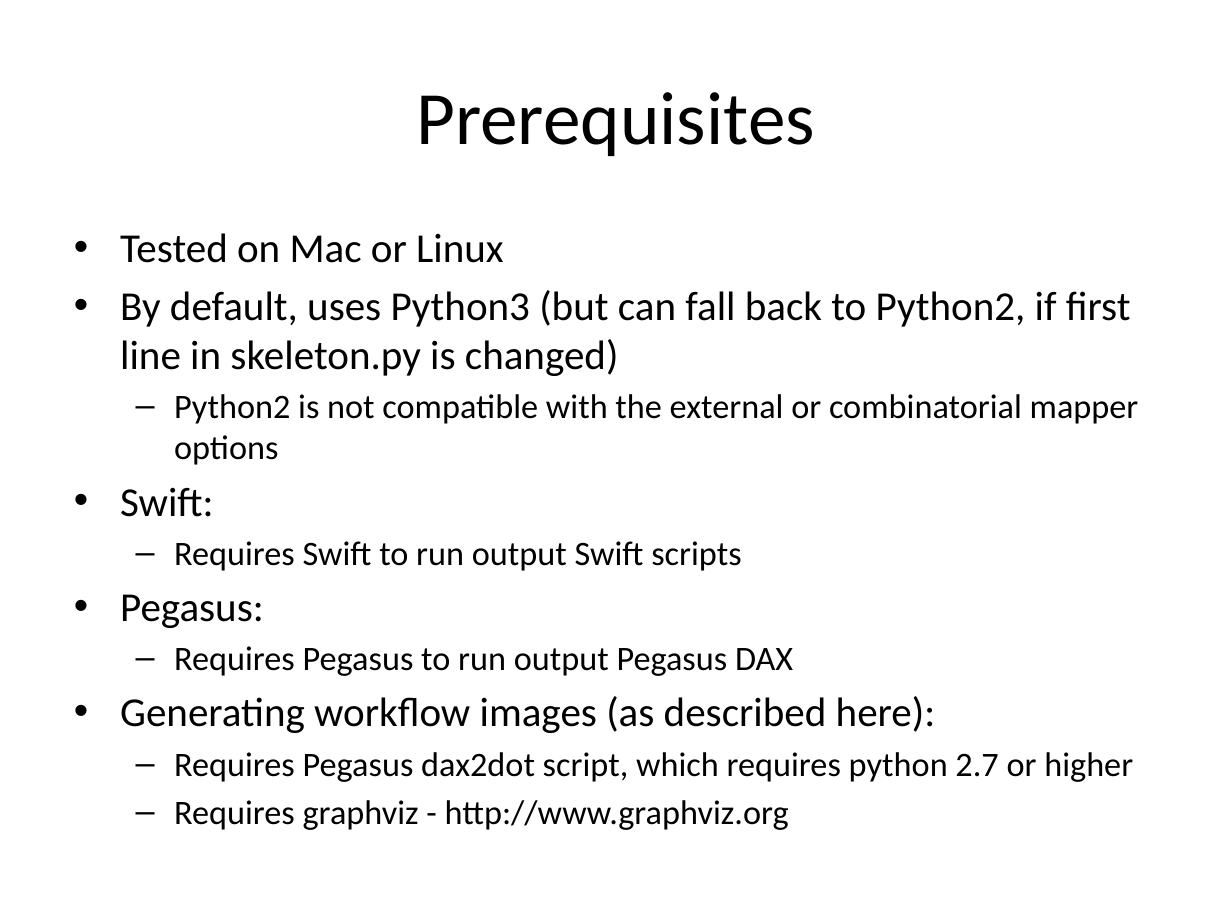
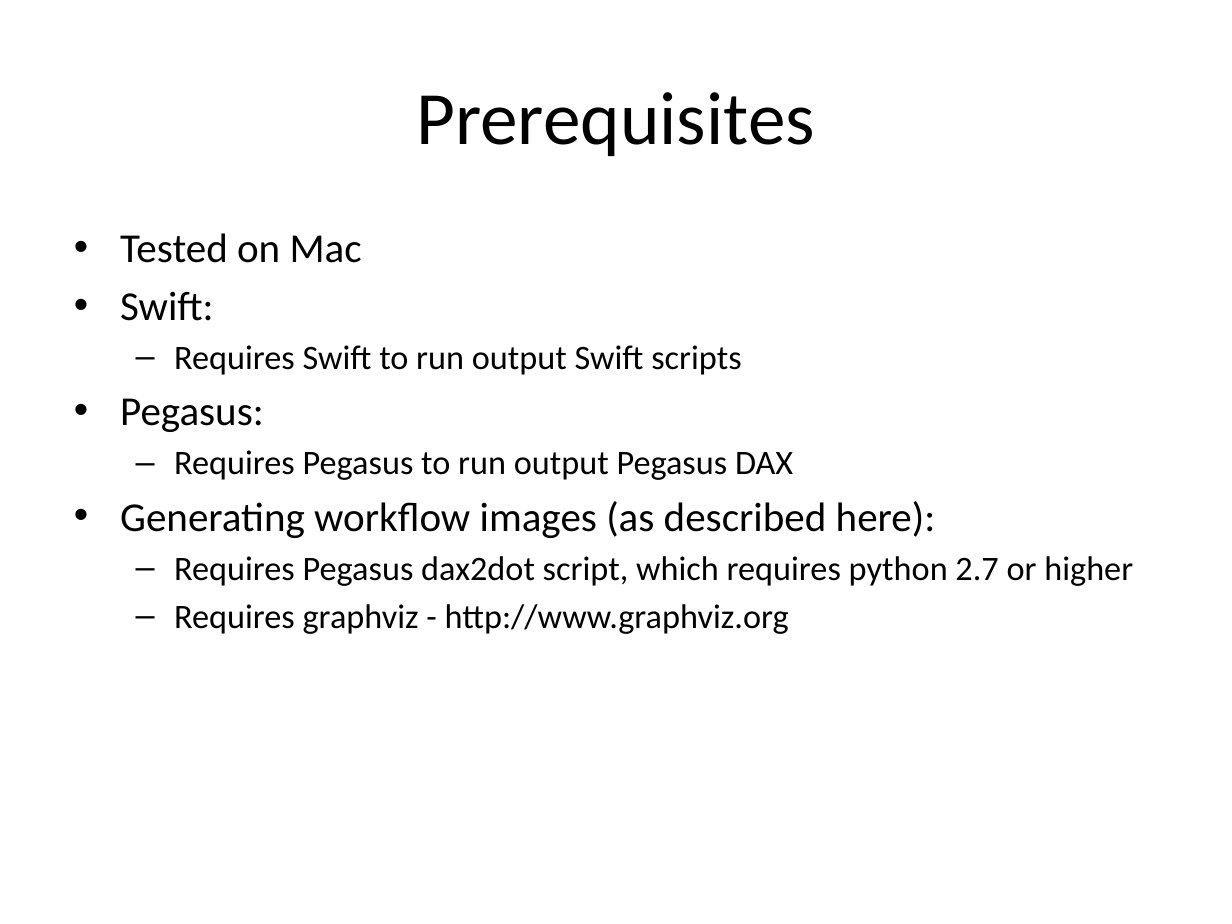
Before and after one commit to applicationskeleton/Skeleton, a slide deck: slide 2 of tutorial/skeleton-tutorial.pptx. Drawn at 1232x924 pixels with LibreOffice and Linux fonts; fonts in the diff are those of the drawing. Boxes give left, top, right and bottom in pixels: in the first picture for what was removed or moved away, otherwise in the second. Text is boxed around its words. In the diff, an @@ line names an element or a change of style, - is before the commit and + after.

Commit message:
updating for current branch - changes in command line interface and paths, mostly

```diff
--- a/tutorial/skeleton-tutorial.pptx
+++ b/tutorial/skeleton-tutorial.pptx
@@ text at bbox=[120, 233, 362, 263]: text changed @@
-• Tested on Mac or Linux
-• By default, uses Python3 (but can fall back to Python2, if first line in skeleton.py is changed)
-  – Python2 is not compatible with the external or combinatorial mapper options
+• Tested on Mac
```
Also in this commit, not shown: 14 other slides changed.
